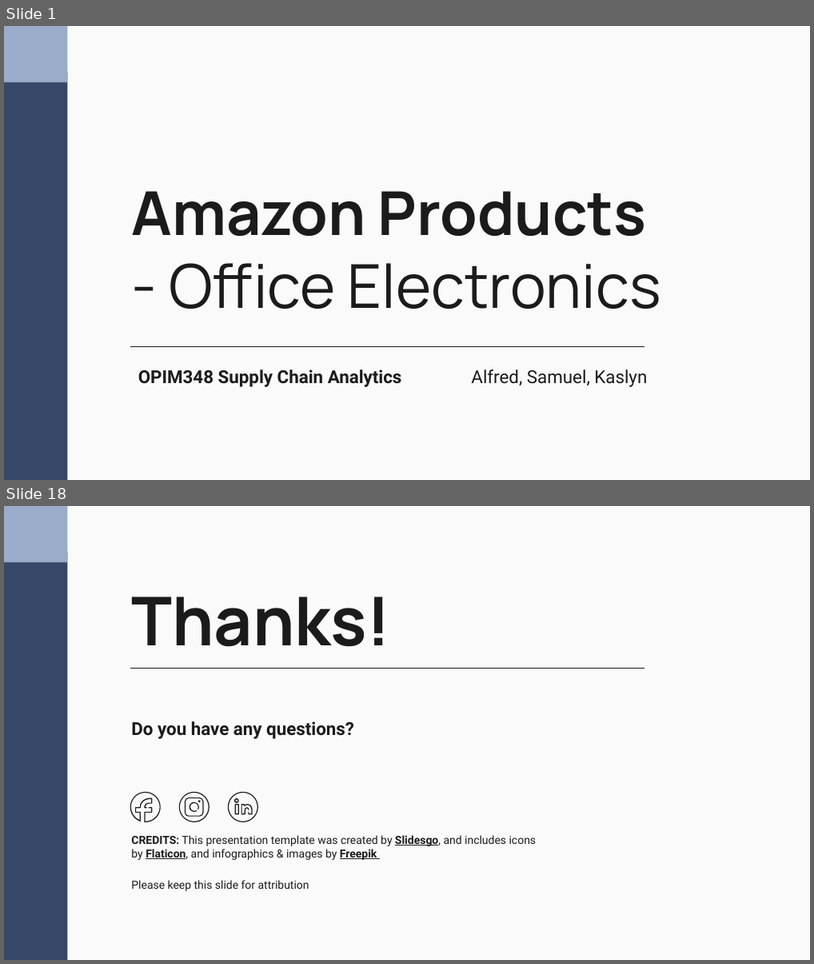
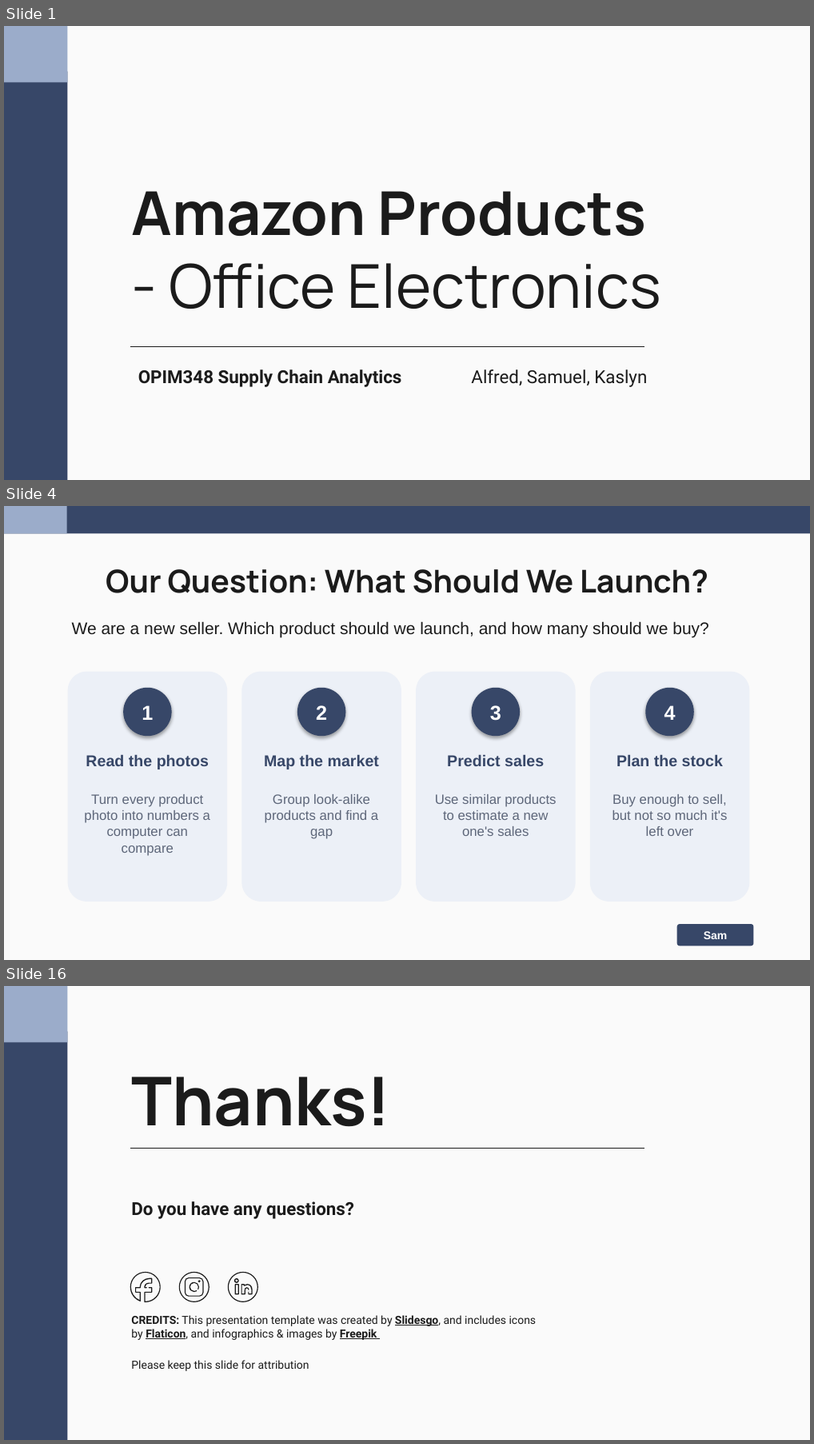
Before and after one commit to nakimagine/hello-world, a slide deck: Group_3_Amazon_Office_Electronic_Slides.pptx. Shown one above the other, each under a label of ours: slides 1 and 18 before the commit, slides 1, 4 and 16 after it; the slides between them are not shown. The pictures are 814x964 and 814x1444 pixels, drawn with LibreOffice and Linux fonts; fonts in the diff are those of the drawing. Boxes give left, top, right and bottom in pixels: in the first picture for what was removed or moved away, otherwise in the second. Text is boxed around its words. In the diff, an @@ line names an element or a change of style, - is before the commit and + after.

```diff
--- a/Group_3_Amazon_Office_Electronic_Slides.pptx
+++ b/Group_3_Amazon_Office_Electronic_Slides.pptx
@@ slide 4 added at (x1=4, y1=506, x2=810, y2=960), background #FAFAFA @@
@@ rectangle added at (x1=4, y1=506, x2=810, y2=533), fill #374768 @@
@@ rectangle added at (x1=4, y1=506, x2=67, y2=533), fill #9BACCA @@
@@ title added at (x1=106, y1=569, x2=709, y2=593), 28 pt, text #1B1B1B, bold @@
+Our Question: What Should We Launch?
@@ text added at (x1=72, y1=621, x2=709, y2=637), 15 pt, text #1B1B1B @@
+We are a new seller. Which product should we launch, and how many should we buy?
@@ rounded rectangle added at (x1=68, y1=672, x2=227, y2=901), fill #ECF0F7 @@
@@ rounded rectangle added at (x1=242, y1=672, x2=402, y2=901), fill #ECF0F7 @@
@@ rounded rectangle added at (x1=416, y1=672, x2=576, y2=901), fill #ECF0F7 @@
@@ rounded rectangle added at (x1=590, y1=672, x2=750, y2=901), fill #ECF0F7 @@
@@ ellipse added at (x1=123, y1=688, x2=172, y2=736), fill #374768, 18 pt, text #FFFFFF, bold @@
+1
@@ ellipse added at (x1=298, y1=688, x2=346, y2=736), fill #374768, 18 pt, text #FFFFFF, bold @@
+2
@@ ellipse added at (x1=472, y1=688, x2=520, y2=736), fill #374768, 18 pt, text #FFFFFF, bold @@
+3
@@ ellipse added at (x1=646, y1=688, x2=694, y2=736), fill #374768, 18 pt, text #FFFFFF, bold @@
+4
@@ text added at (x1=86, y1=755, x2=209, y2=769), 14 pt, text #374768, bold @@
+Read the photos
@@ text added at (x1=264, y1=755, x2=379, y2=769), 14 pt, text #374768, bold @@
+Map the market
@@ text added at (x1=447, y1=755, x2=544, y2=766), 14 pt, text #374768, bold @@
+Predict sales
@@ text added at (x1=617, y1=755, x2=723, y2=766), 14 pt, text #374768, bold @@
+Plan the stock
@@ text added at (x1=84, y1=794, x2=210, y2=856), 12 pt, text #5E677A @@
+Turn every product photo into numbers a computer can compare
@@ text added at (x1=265, y1=794, x2=378, y2=839), 12 pt, text #5E677A @@
+Group look-alike products and find a gap
@@ text added at (x1=435, y1=794, x2=556, y2=836), 12 pt, text #5E677A @@
+Use similar products to estimate a new one's sales
@@ text added at (x1=613, y1=794, x2=727, y2=836), 12 pt, text #5E677A @@
+Buy enough to sell, but not so much it's left over
@@ rounded rectangle added at (x1=678, y1=924, x2=754, y2=945), fill #374768, 10 pt, text #FFFFFF, bold @@
+Sam
@@ what was slide 18 is now slide 16 @@
```
Also in this commit, not shown: 8 slides changed, 5 other slides added, 8 slides removed, 1 other file.
